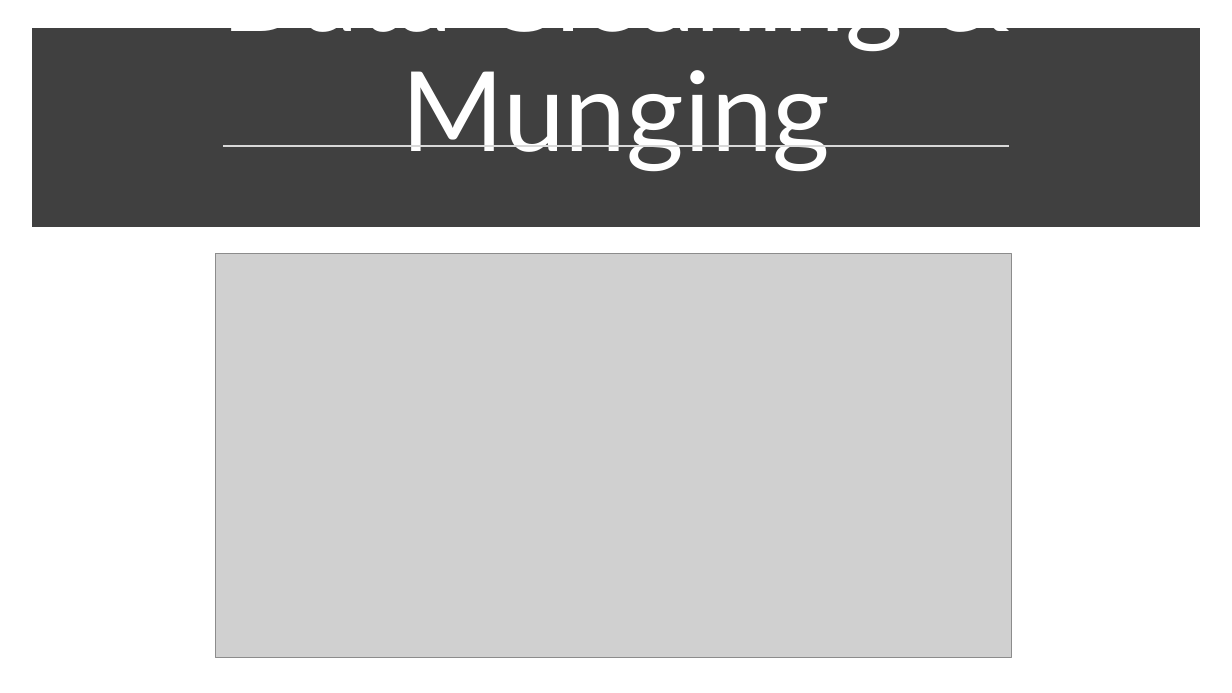
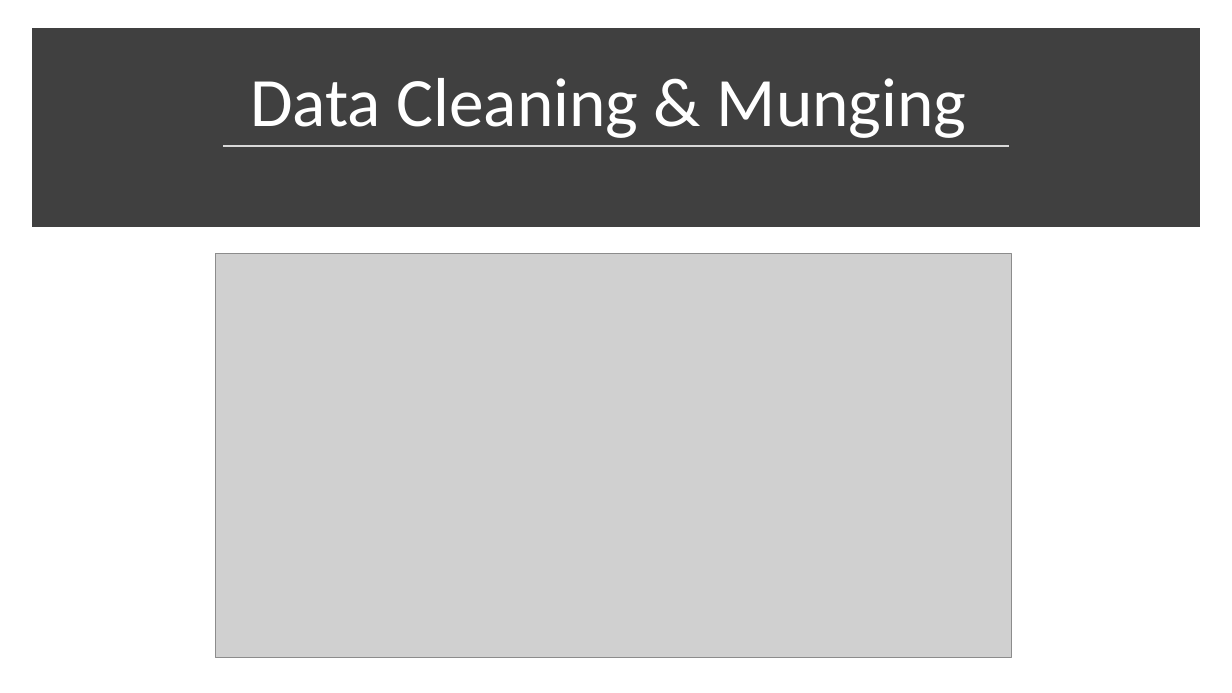
Before and after one commit to benieevelyne/BLPFinalProject, a slide deck: slide 6 of BLP Final Presentation.pptx. Drawn at 1232x693 pixels with LibreOffice and Linux fonts; fonts in the diff are those of the drawing; grey boxes stand for pictures. Boxes give left, top, right and bottom in pixels: in the first picture for what was removed or moved away, otherwise in the second. Text is boxed around its words. In the diff, an @@ line names an element or a change of style, - is before the commit and + after.

```diff
--- a/BLP Final Presentation.pptx
+++ b/BLP Final Presentation.pptx
@@ title "Data Cleaning & Munging": place and size @@
-title "Data Cleaning & Munging" at [221,28,903,171]
+title "Data Cleaning & Munging" at [250,78,966,138]
@@ title "Data Cleaning & Munging" at [250,78,966,138]: size 86.4 to 54 pt, font Lato to Calibri @@
```
Also in this commit, not shown: 9 other slides changed.
